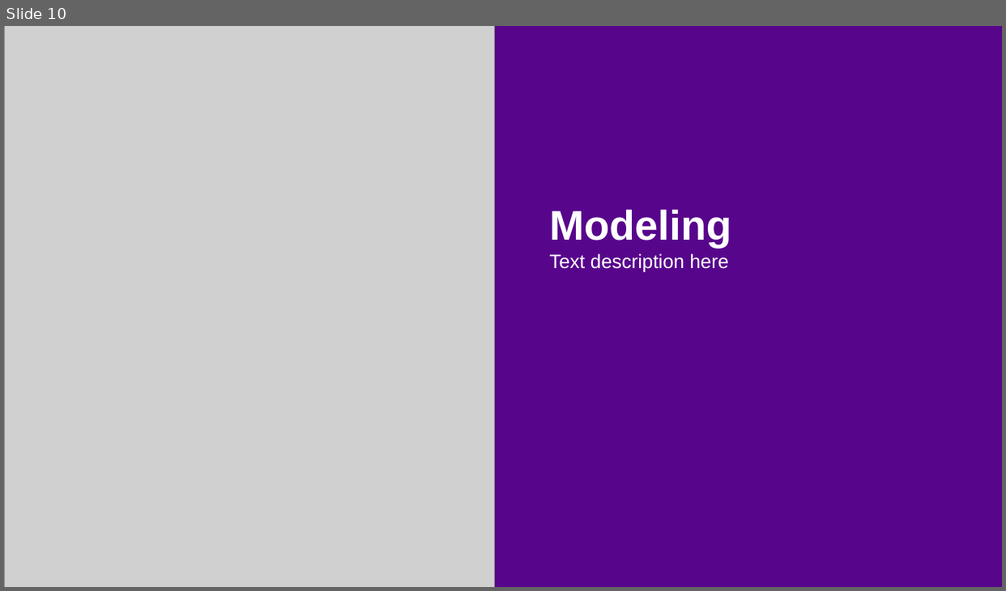
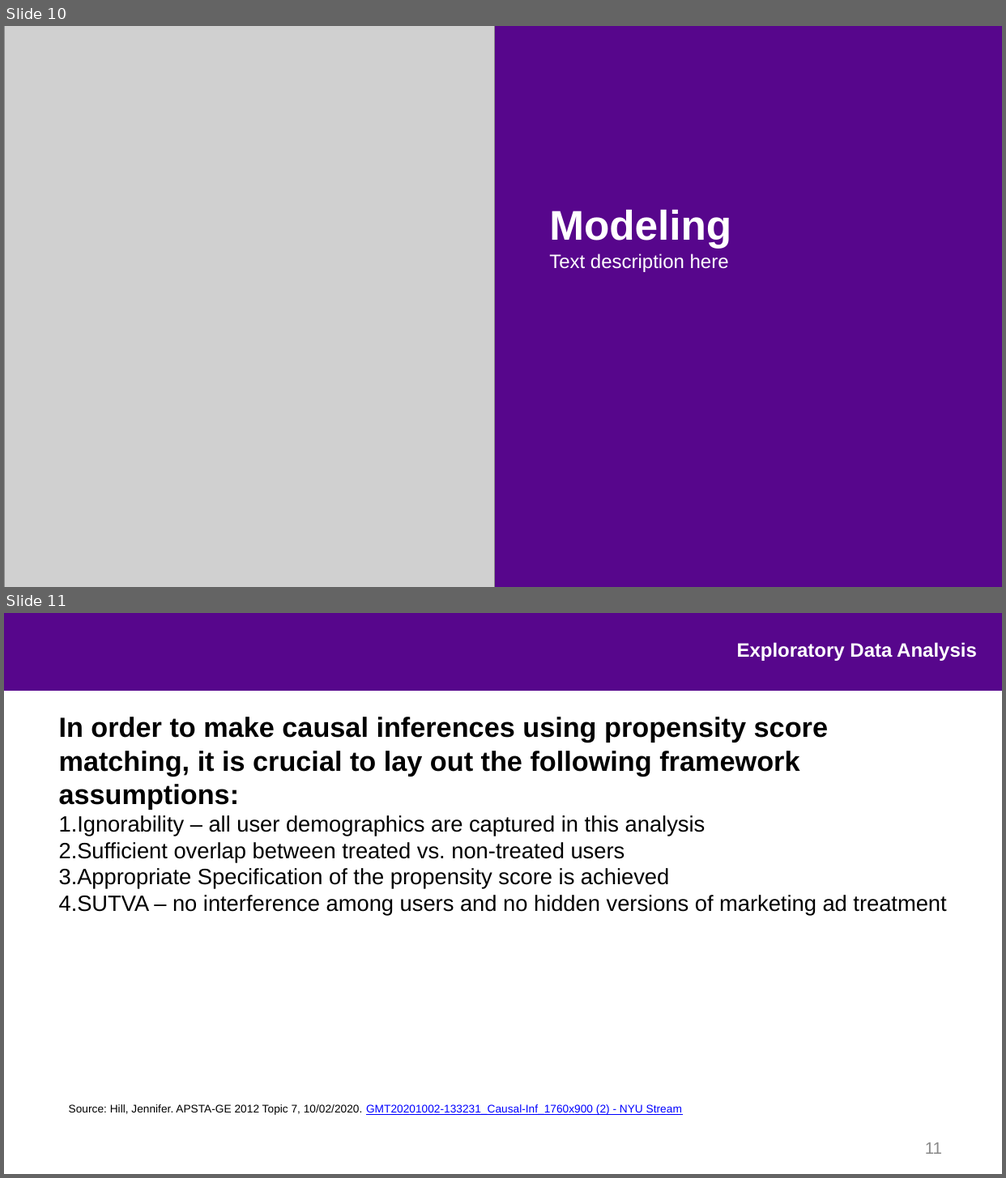
Before and after one commit to ajpag/Airbnb-Causal-Inference, a slide deck: presentation/airbnb_causal_inference.pptx. Shown one above the other, each under a label of ours: slide 10 before the commit, slides 10 and 11 after it. The pictures are 1006x591 and 1006x1178 pixels, drawn with LibreOffice and Linux fonts; fonts in the diff are those of the drawing; grey boxes stand for pictures; background and template pictures are left out. Boxes give left, top, right and bottom in pixels: in the first picture for what was removed or moved away, otherwise in the second. Text is boxed around its words. In the diff, an @@ line names an element or a change of style, - is before the commit and + after.

Commit message:
add assumptions slide, minor changes to code

```diff
--- a/presentation/airbnb_causal_inference.pptx
+++ b/presentation/airbnb_causal_inference.pptx
@@ slide 11 added at (4,613,1002,1174), background #FFFFFF @@
@@ rectangle added at (4,613,1002,691), fill #57068C @@
@@ text added at (737,642,977,661), 14 pt, text #FFFFFF, bold @@
+Exploratory Data Analysis
@@ text added at (59,717,946,916), 16 pt, text #000000 @@
+In order to make causal inferences using propensity score matching, it is crucial to lay out the following framework assumptions:
+1. Ignorability – all user demographics are captured in this analysis
+2. Sufficient overlap between treated vs. non-treated users
+3. Appropriate Specification of the propensity score is achieved
+4. SUTVA – no interference among users and no hidden versions of marketing ad treatment
@@ text added at (69,1105,682,1115), 8 pt, text #000000 @@
+Source: Hill, Jennifer. APSTA-GE 2012 Topic 7, 10/02/2020. GMT20201002-133231_Causal-Inf_1760x900 (2) - NYU Stream
@@ page number added at (925,1143,942,1154), 12 pt, text #898989 @@
+11
```
Also in this commit, not shown: 2 slides changed, 1 other slide added, 1 other file.
